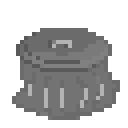
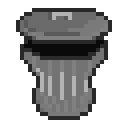
Layers edited between the first and the second 128 x 128 image:
hid "Layer 2", painted on it over <box>12,28,120,120</box>
showed "Layer 1 copy 5", painted on it over <box>16,8,112,120</box>
